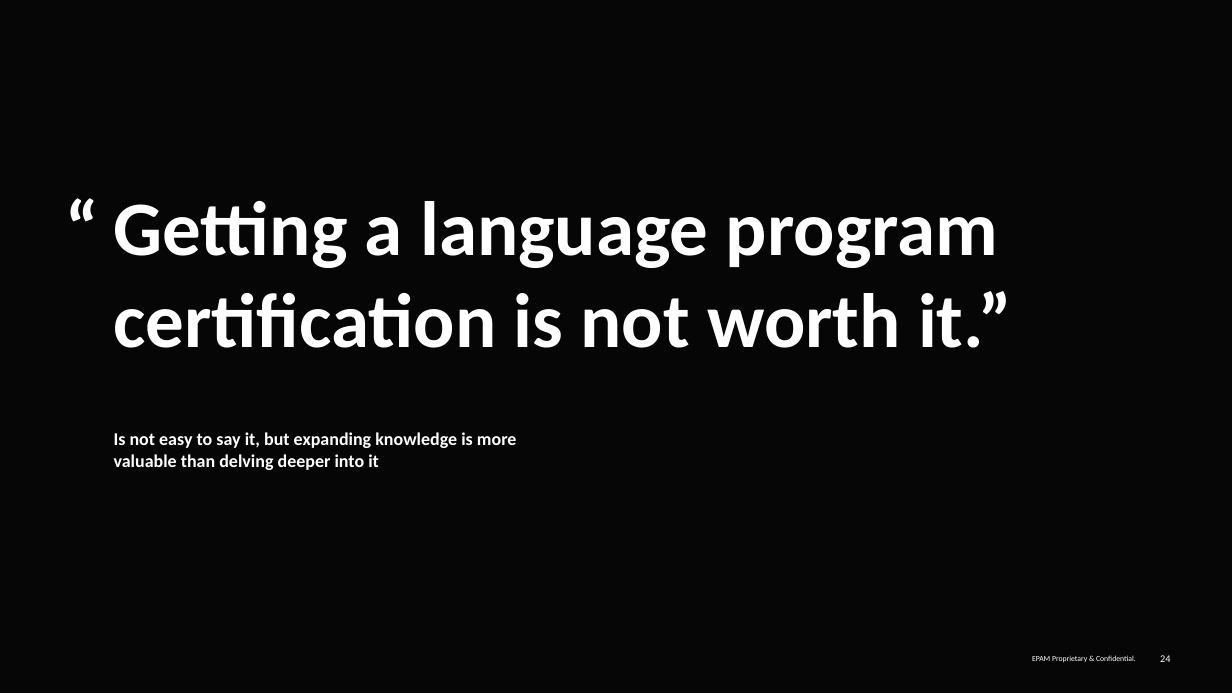
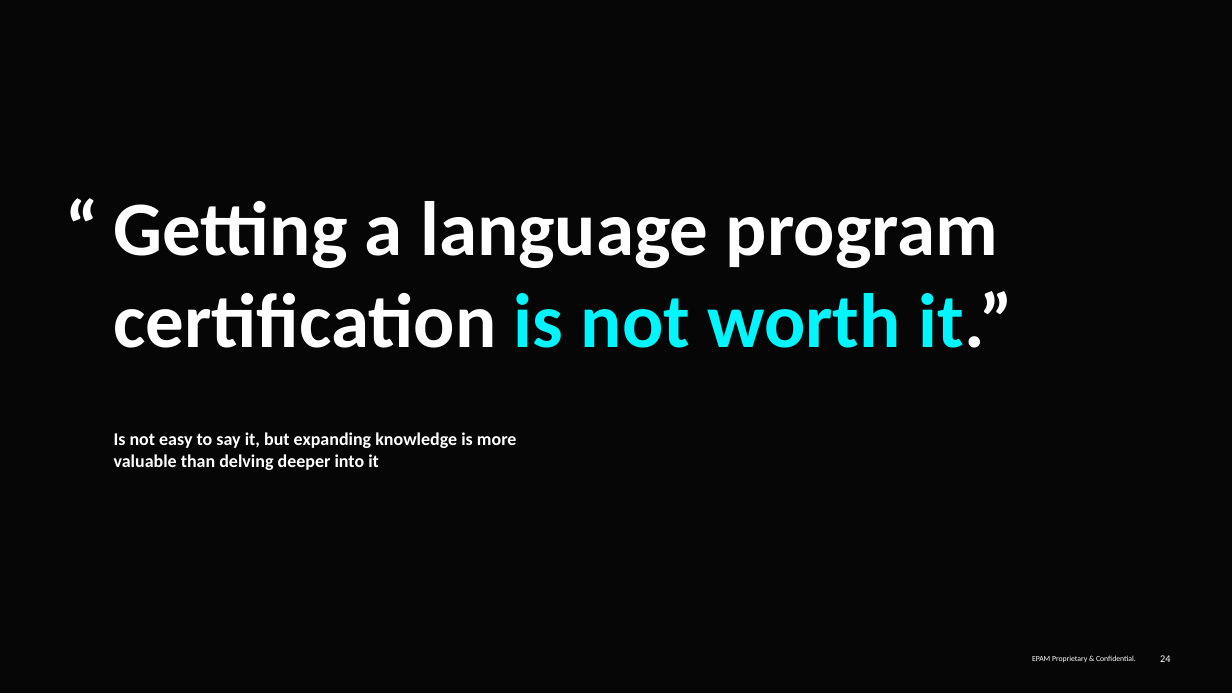
Before and after one commit to EdgarAlvarez10/HsBook, a slide deck: slide 24 of Chapters/2. The Best Programming Language/The_Best_Programming_Language.pptx. Drawn at 1232x693 pixels with LibreOffice and Linux fonts; fonts in the diff are those of the drawing; background and template pictures are left out. Boxes give left, top, right and bottom in pixels: in the first picture for what was removed or moved away, otherwise in the second. Text is boxed around its words. In the diff, an @@ line names an element or a change of style, - is before the commit and + after.

```diff
--- a/Chapters/2. The Best Programming Language/The_Best_Programming_Language.pptx
+++ b/Chapters/2. The Best Programming Language/The_Best_Programming_Language.pptx
@@ title "Getting a language program certification ..." at (114, 201, 1012, 348): text colour #FFFFFF to #00F6FF in "is not worth it.”" @@
```
Also in this commit, not shown: 5 other slides changed, 2 other files.
